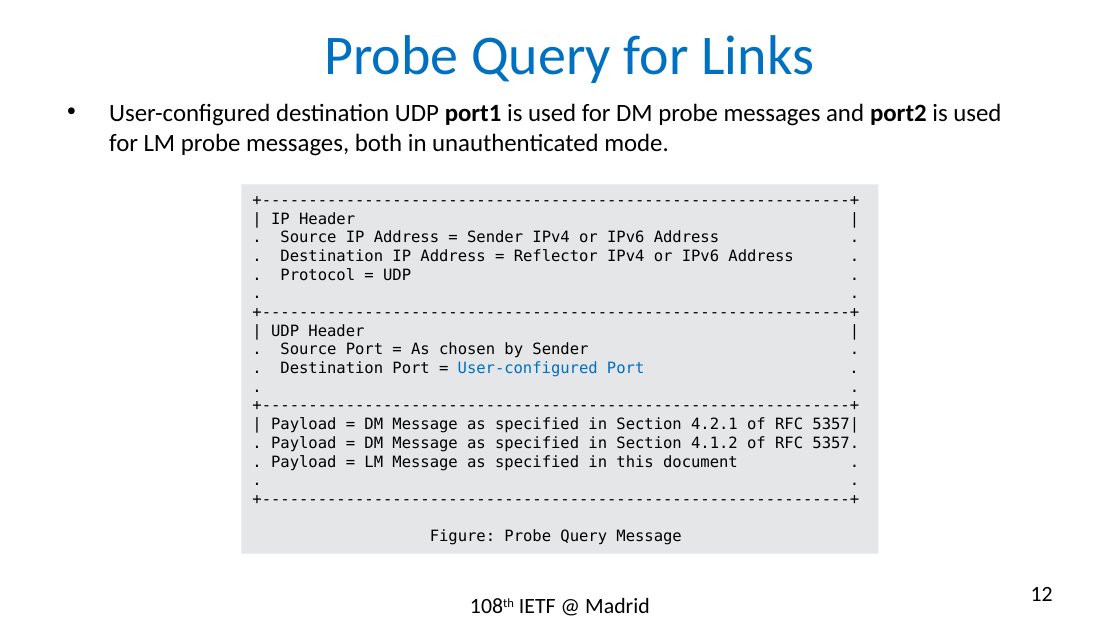
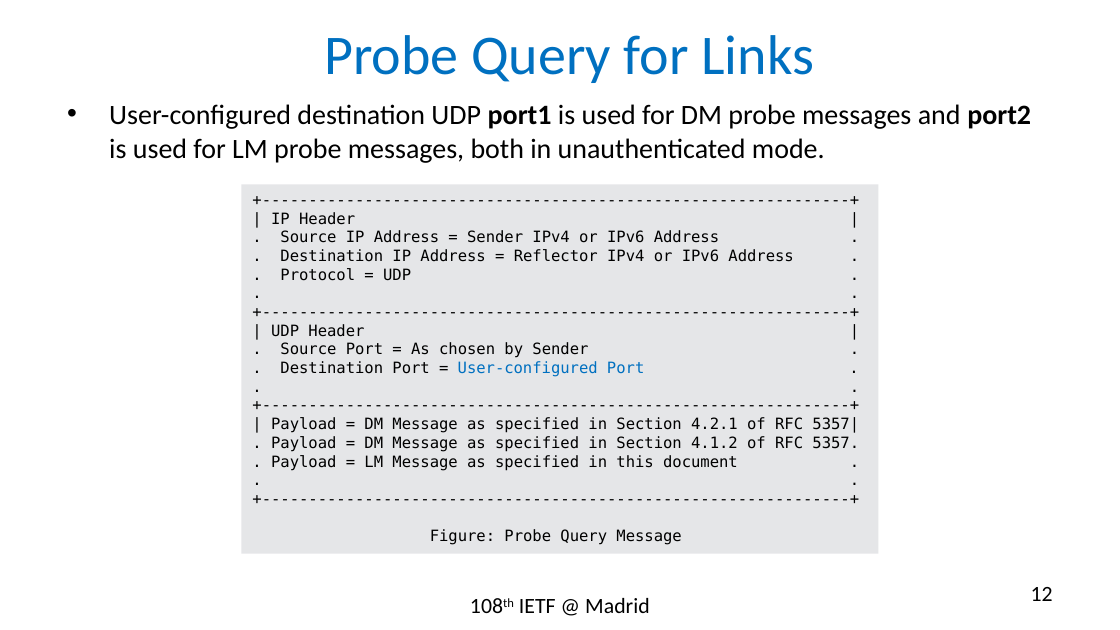
Before and after one commit to rakgandhi/ietf-slides, a slide deck: slide 12 of draft-gandhi-spring-twamp-srpm-09.pptx. Drawn at 1120x630 pixels with LibreOffice and Linux fonts; fonts in the diff are those of the drawing. Boxes give left, top, right and bottom in pixels: in the first picture for what was removed or moved away, otherwise in the second. Text is boxed around its words. In the diff, an @@ line names an element or a change of style, - is before the commit and + after.

```diff
--- a/draft-gandhi-spring-twamp-srpm-09.pptx
+++ b/draft-gandhi-spring-twamp-srpm-09.pptx
@@ text "User-configured destination UDP port1 is ..." at bbox=[109, 104, 1031, 163]: size 16 to 18 pt @@
```
Also in this commit, not shown: 3 other slides changed, 3 other files.
